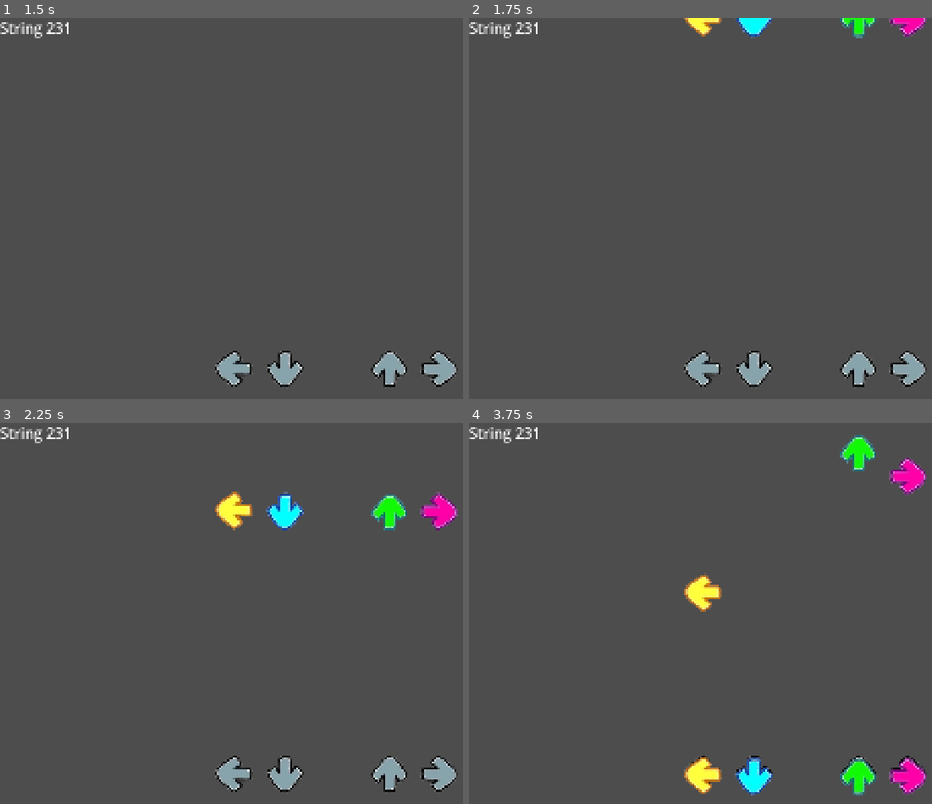
Above: before the commit, frames 1-4 (two rows, left to right).
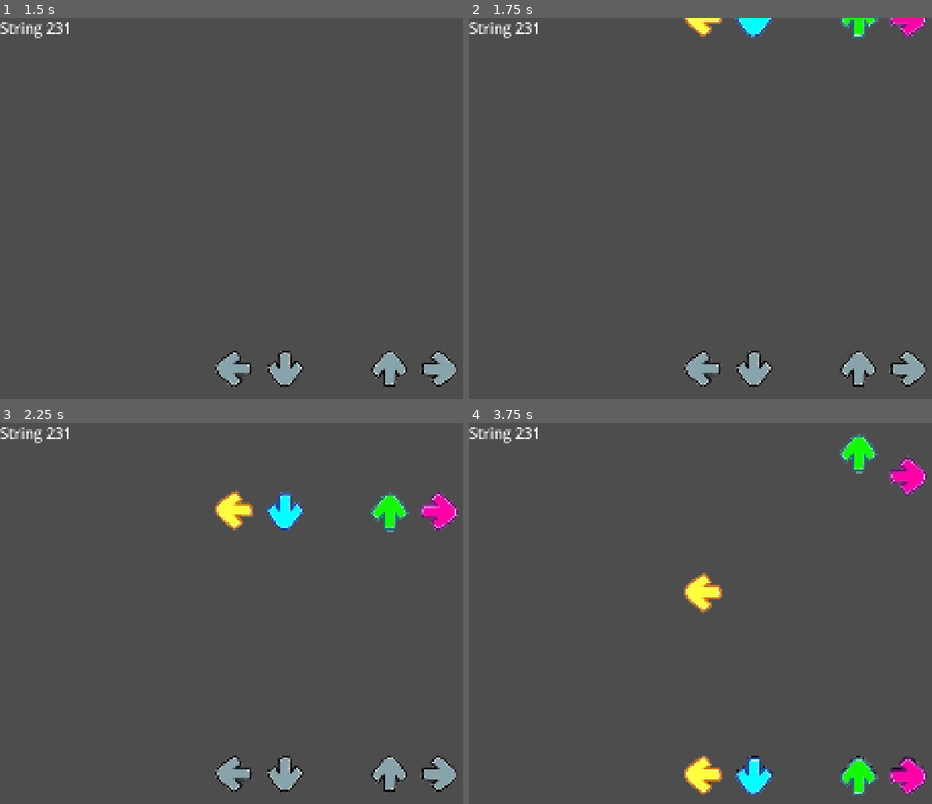
Above: after the commit, the same moments.

Repository: phantypengy/spruce-game
Game: Godot game, scene res://scenes/main_menu.tscn
Same seed, same stepped clock (60 frames per second), same inputs: the game is played once before the commit and once after it.
Inputs:
- Up to frame 1 (1.5 s): click "play" at 0.5 s; tap Enter at 1.25 s
- Up to frame 2 (1.75 s): no input
- Up to frame 3 (2.25 s): no input
- Up to frame 4 (3.75 s): no input

Frame 1 is identical in both runs. In frame 2, 0.3% of the frame differs, in the area x 46-99%, y 0-6%; in frame 3, 0.6%; in frame 4, 1.0%, in the area x 46-99%, y 2-98%.

Commit message:
new icons

Diff:
--- a/scenes/falling_keys.tscn
+++ b/scenes/falling_keys.tscn
@@ -4,11 +4,11 @@
 [ext_resource type="Script" uid="uid://bqjwl2djyy5cp" path="res://scripts/falling_keys.gd" id="2_m5rbe"]
 
 [node name="Falling_Keys" type="Sprite2D" unique_id=1834223705]
-scale = Vector2(2, 2)
+position = Vector2(1.5, 3)
+scale = Vector2(2.0517242, 2.0833333)
 texture = ExtResource("1_m5rbe")
 hframes = 4
 vframes = 3
-frame = 4
 script = ExtResource("2_m5rbe")
 
 [node name="Timer" type="Timer" parent="." unique_id=1583636228]
Binary file added: assets/iconsfix.png
Not shown, added: assets/iconsfix.png.import
